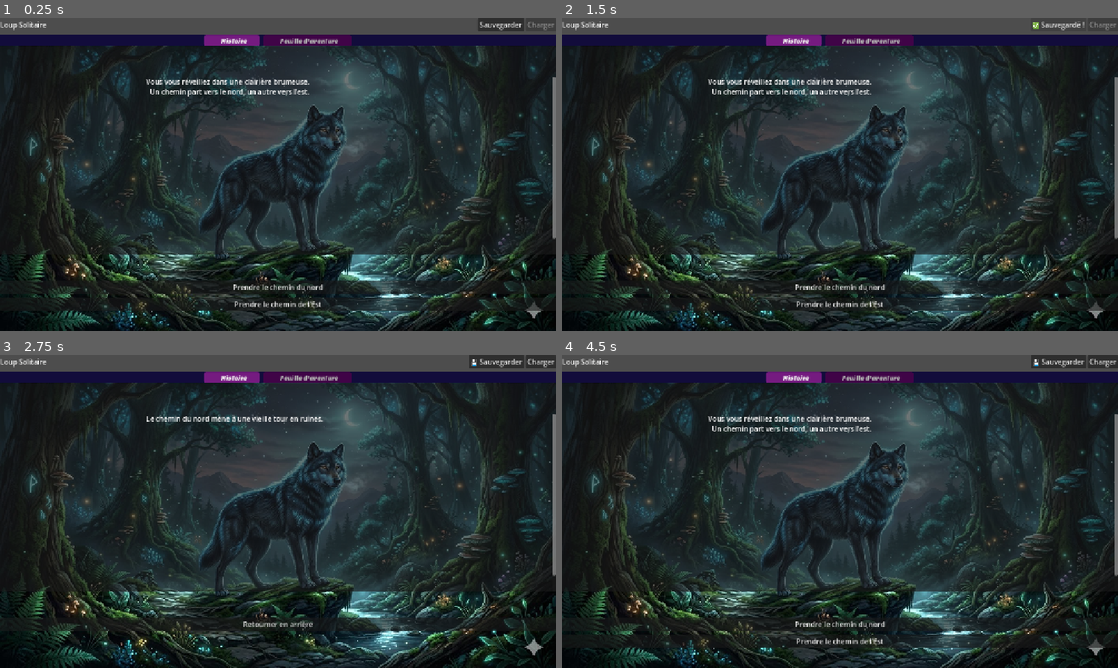
Above: before the commit, frames 1-4 (two rows, left to right).
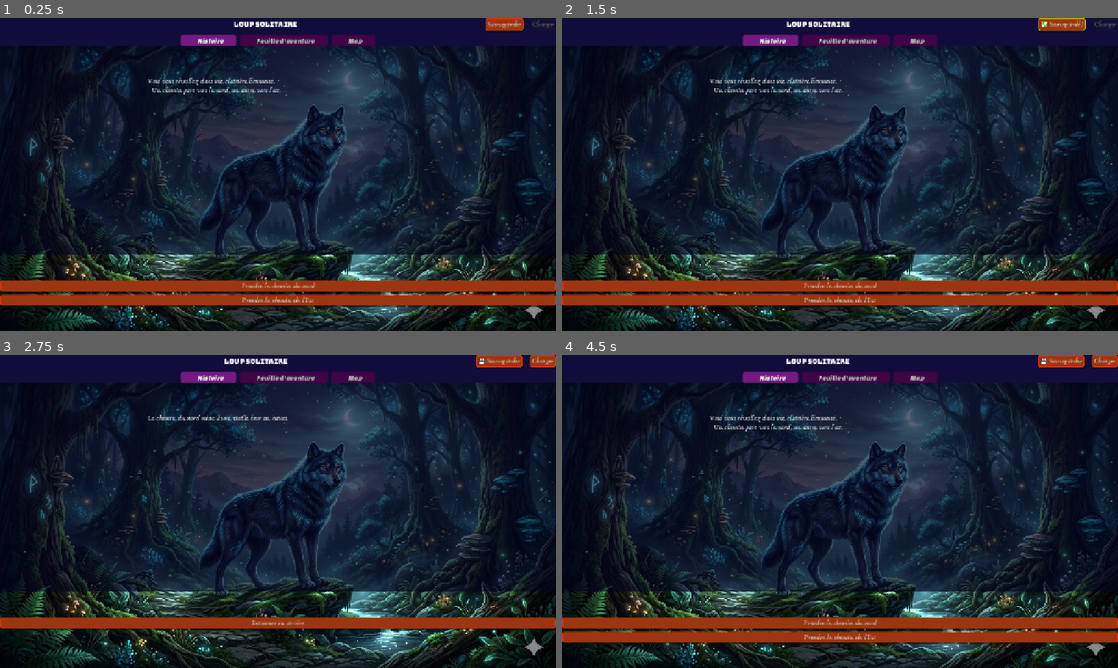
Above: after the commit, the same moments.

Repository: Pascal-Casier/LoupSolitaireApp
Game: Godot game, scene res://heros.tscn
The game is run twice, just before and just after one commit, with the same random seed, the same clock (stepped at 60 frames per second) and the same inputs. This scene is started directly instead of the project's main scene.
Inputs:
- Up to frame 1 (0.25 s): no input
- Up to frame 2 (1.5 s): click "Sauvegarder" at 0.5 s; click "✅ Sauvegardé !" at 1.25 s
- Up to frame 3 (2.75 s): click "Prendre le chemin du nord" at 2 s
- Up to frame 4 (4.5 s): click "💾 Sauvegarder" at 2.75 s; click "Charger" at 3.5 s; click "Retourner en arrière" at 4.25 s

The runs differ from the first frame. In frame 1, 15% of the frame differs, in the area x 0-100%, y 0-94%; in frame 2, 15%; in frame 3, 11%; in frame 4, 15%.

Commit message:
better ui

Diff:
--- a/book/book_ui.tscn
+++ b/book/book_ui.tscn
@@ -39,7 +39,7 @@
 layout_mode = 2
 
 [node name="StoryText" type="RichTextLabel" parent="StoryPanel/MarginContainer/ScrollContainer" unique_id=102454858]
-custom_minimum_size = Vector2(600, 450)
+custom_minimum_size = Vector2(600, 300)
 layout_mode = 2
 size_flags_horizontal = 6
 size_flags_vertical = 4
--- a/heros.tscn
+++ b/heros.tscn
@@ -1,9 +1,13 @@
 [gd_scene format=3 uid="uid://vsoj0l4fojbx"]
 
+[ext_resource type="Theme" uid="uid://djxoy8j8wswuu" path="res://themes/main_theme.tres" id="1_2atp4"]
 [ext_resource type="Script" uid="uid://d2e7plswm6c7d" path="res://heros.gd" id="1_npfgu"]
+[ext_resource type="FontFile" uid="uid://dte2ompsibk6n" path="res://assets/fonts/Bungee-Regular.ttf" id="2_7n8aw"]
 [ext_resource type="FontFile" uid="uid://b3jo60ffyju11" path="res://assets/fonts/ChangaOne-Italic.ttf" id="2_aq171"]
 [ext_resource type="PackedScene" uid="uid://d2cn4xjd5cnaj" path="res://book/book_ui.tscn" id="2_i26tb"]
+[ext_resource type="FontFile" uid="uid://dquebqrjfbc3a" path="res://assets/fonts/Anaktoria_hint.ttf" id="3_2atp4"]
 [ext_resource type="PackedScene" uid="uid://mainscene123" path="res://scenes/main/Main.tscn" id="3_aq171"]
+[ext_resource type="Texture2D" uid="uid://bou8ecmgwakbm" path="res://assets/images/MapaLivre dont vous etes le heros.png" id="8_8lasl"]
 
 [sub_resource type="StyleBoxFlat" id="StyleBoxFlat_7n8aw"]
 bg_color = Color(0.094682336, 0.021987915, 0.51171875, 1)
@@ -54,7 +58,17 @@
 anchor_bottom = 1.0
 grow_horizontal = 2
 grow_vertical = 2
+theme = ExtResource("1_2atp4")
 script = ExtResource("1_npfgu")
+
+[node name="ColorRect" type="ColorRect" parent="." unique_id=282487508]
+layout_mode = 1
+anchors_preset = 15
+anchor_right = 1.0
+anchor_bottom = 1.0
+grow_horizontal = 2
+grow_vertical = 2
+color = Color(0.07058824, 0.047058824, 0.23137255, 1)
 
 [node name="TopBar" type="HBoxContainer" parent="." unique_id=1776155473]
 layout_mode = 1
@@ -62,21 +76,27 @@
 anchor_right = 1.0
 offset_bottom = 28.0
 grow_horizontal = 2
+theme_override_constants/separation = 17
+alignment = 2
 
 [node name="Label" type="Label" parent="TopBar" unique_id=819349628]
 layout_mode = 2
+size_flags_horizontal = 0
+theme_override_fonts/font = ExtResource("2_7n8aw")
 text = "Loup Solitaire"
 
 [node name="Spacer" type="Control" parent="TopBar" unique_id=1261121248]
+custom_minimum_size = Vector2(400, 0)
 layout_mode = 2
-size_flags_horizontal = 3
 
 [node name="BtnSave" type="Button" parent="TopBar" unique_id=1422674820]
 layout_mode = 2
+theme_override_fonts/font = ExtResource("3_2atp4")
 text = "Sauvegarder"
 
 [node name="BtnLoad" type="Button" parent="TopBar" unique_id=1557711230]
 layout_mode = 2
+theme_override_fonts/font = ExtResource("3_2atp4")
 text = "Charger"
 
 [node name="TabContainer" type="TabContainer" parent="." unique_id=1115660781]
@@ -106,3 +126,18 @@
 visible = false
 layout_mode = 2
 metadata/_tab_index = 1
+
+[node name="Map" type="Control" parent="TabContainer" unique_id=770714140]
+visible = false
+layout_mode = 2
+metadata/_tab_index = 2
+
+[node name="TextureRect" type="TextureRect" parent="TabContainer/Map" unique_id=658767584]
+layout_mode = 1
+anchors_preset = 15
+anchor_right = 1.0
+anchor_bottom = 1.0
+grow_horizontal = 2
+grow_vertical = 2
+texture = ExtResource("8_8lasl")
+expand_mode = 3
--- a/project.godot
+++ b/project.godot
@@ -34,7 +34,6 @@
 window/size/viewport_height=720
 window/size/mode=2
 window/stretch/mode="canvas_items"
-window/stretch/aspect="expand"
 
 [internationalization]
 
Binary file added: assets/images/MapaLivre dont vous etes le heros.png
Not shown, added: assets/images/MapaLivre dont vous etes le heros.png.import
